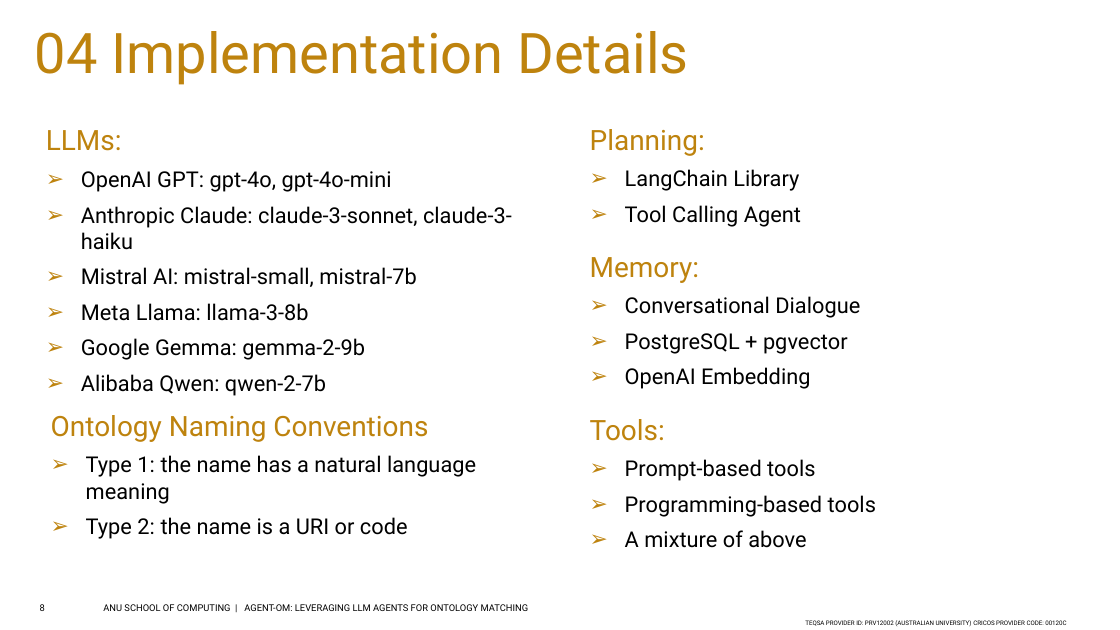
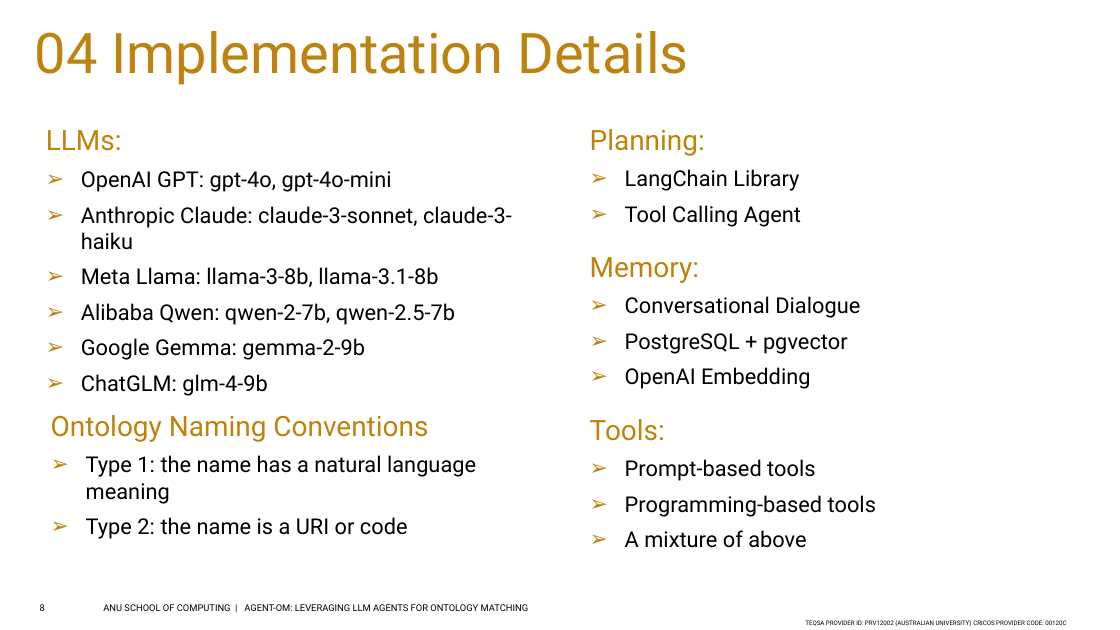
Before and after one commit to qzc438/ontology-llm, a slide deck: slide 8 of slide_presentation/VLDB-2025-Presentation.pptx. Drawn at 1120x630 pixels with LibreOffice and Linux fonts; fonts in the diff are those of the drawing; background and template pictures are left out. Boxes give left, top, right and bottom in pixels: in the first picture for what was removed or moved away, otherwise in the second. Text is boxed around its words. In the diff, an @@ line names an element or a change of style, - is before the commit and + after.

```diff
--- a/slide_presentation/VLDB-2025-Presentation.pptx
+++ b/slide_presentation/VLDB-2025-Presentation.pptx
@@ text at (81,267,455,325): text changed @@
-    ➢ Mistral AI: mistral-small, mistral-7b
-    ➢ Meta Llama: llama-3-8b
+    ➢ Meta Llama: llama-3-8b, llama-3.1-8b
+    ➢ Alibaba Qwen: qwen-2-7b, qwen-2.5-7b
@@ text at (81,374,177,392): text changed @@
-    ➢ Alibaba Qwen: qwen-2-7b
+    ➢ ChatGLM: glm-4-9b
```
Also in this commit, not shown: 5 other slides changed, 2 other files.
